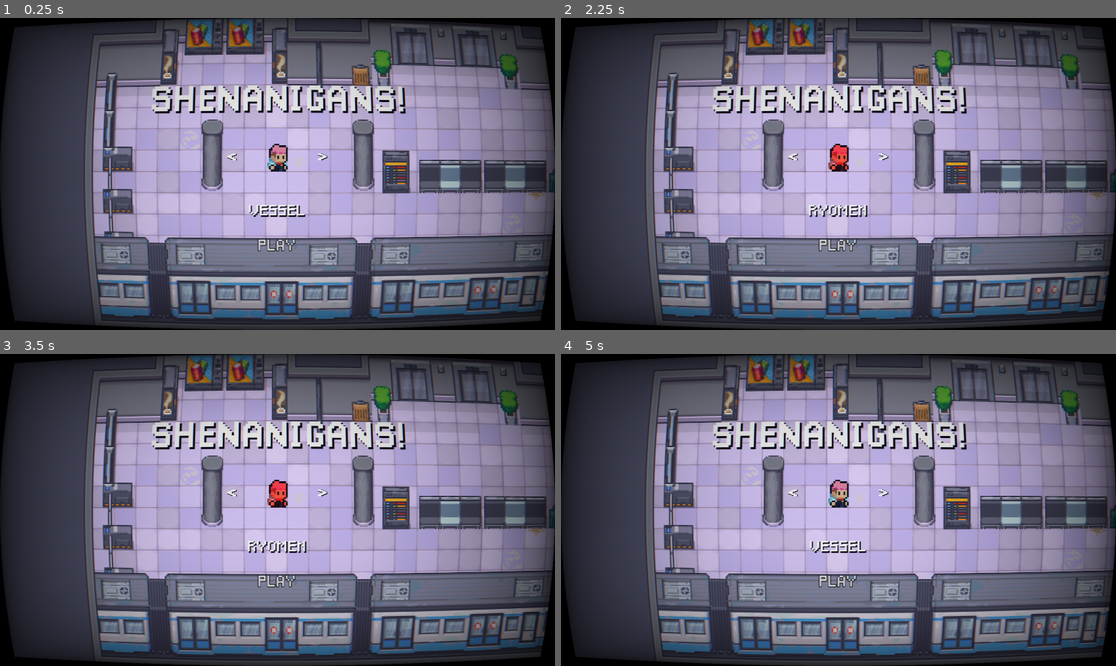
Above: before the commit, frames 1-4 (two rows, left to right).
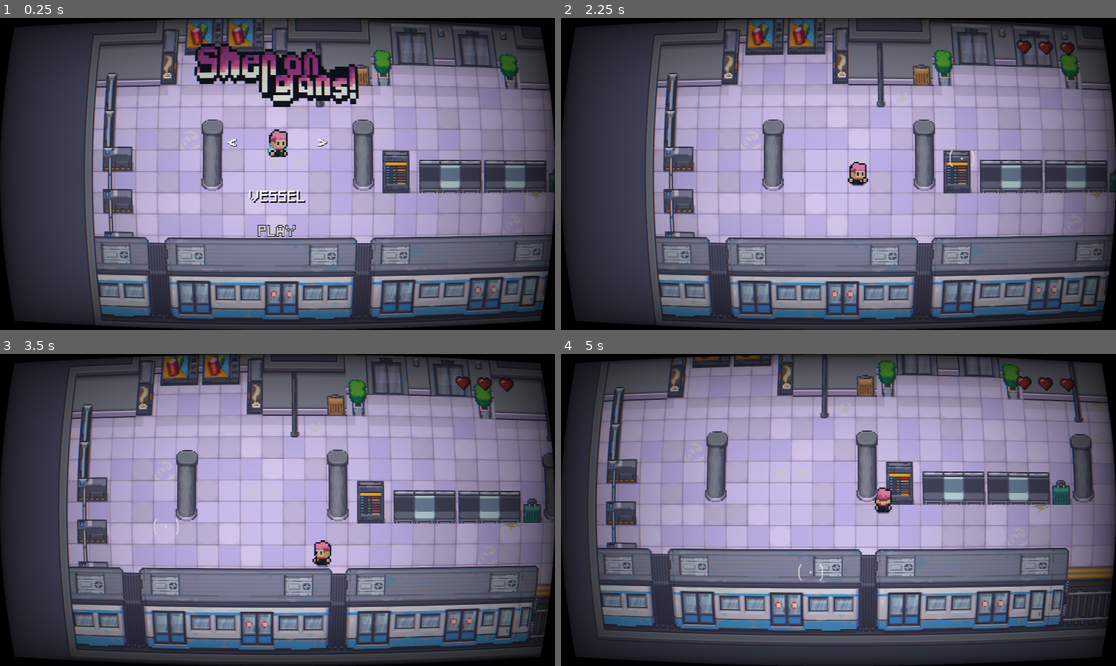
Above: after the commit, the same moments.

Repository: karsrc/5henanigans
Game: Godot game, scene res://main.tscn
Two runs of this game, one before a commit and one after it. Both use one fixed random seed, a clock stepped at 60 frames per second and the inputs below. The engine's default icon, where the game draws it, is replaced by a stand-in: a white triangle on a blue panel in a dark square.
Inputs (mouse positions are in pixels of both pictures, inside the frame that each line leads up to):
- Up to frame 1 (0.25 s): no input
- Up to frame 2 (2.25 s): click "PLAY" at 0.5 s; click "PLAY" at 1.25 s; tap Enter (ui_accept) at 2 s; move the mouse to (960, 158) at 2.02 s; hold Right (ui_right) from 2.03 s (still down); hold Enter (ui_accept) from 2.03 s (still down)
- Up to frame 3 (3.5 s): move the mouse to (166, 525) at 2.77 s; release Right (ui_right) at 2.78 s; release Enter (ui_accept) at 2.78 s; hold S (move_down) from 2.78 s (still down); click (166, 525) at 2.85 s; tap Enter (ui_accept) at 3.02, 3.05, 3.32 s
- Up to frame 4 (5 s): move the mouse to (894, 441) at 3.52 s; release S (move_down) at 3.53 s; hold Right (ui_right) 3.53-4.28 s; hold Enter (ui_accept) 3.53-4.28 s; tap R (special_r) at 3.6 s; move the mouse to (810, 572) at 4.27 s; hold W (move_up) from 4.28 s (still down); tap Ctrl (sprint) at 4.35 s; tap Enter (ui_accept) at 4.52, 4.55, 4.82 s

The runs differ from the first frame. In frame 1, 7.2% of the frame differs, in the area x 27-74%, y 8-75%; in frame 2, 4.6%; in frame 3, 45%; in frame 4, 56%, in the area x 5-100%, y 0-97%.

Commit message:
Main Menu Implementation #2
Added a logo and deleted some stuff, also the game actually works now

Diff:
--- a/main.gd
+++ b/main.gd
@@ -4,36 +4,52 @@
 @onready var spawner = $Spawner
 @onready var gameplay_hud = $hud
 @onready var main_menu_layer = $MainMenuLayer
+
+@onready var play_button = $MainMenuLayer/CenterContainer/VBoxContainer/PlayButton
 @onready var char_sprite = $MainMenuLayer/CenterContainer/VBoxContainer/CharacterRow/SpriteSpacer/AnimatedSprite2D
 @onready var char_name_label = $MainMenuLayer/CenterContainer/VBoxContainer/CharNameLabel
-@onready var play_button = $MainMenuLayer/CenterContainer/VBoxContainer/PlayButton
+
+# Hook up the new clickable buttons
+@onready var left_btn = $MainMenuLayer/CenterContainer/VBoxContainer/CharacterRow/LeftArrowBtn
+@onready var right_btn = $MainMenuLayer/CenterContainer/VBoxContainer/CharacterRow/RightArrowBtn
 
 var roster = ["VESSEL", "RYOMEN"]
 var current_idx = 0
+var is_starting = false
 
 func _ready():
+	# Ensure the mouse is visible and usable!
+	Input.mouse_mode = Input.MOUSE_MODE_VISIBLE
+
 	if is_instance_valid(player):
 		player.process_mode = Node.PROCESS_MODE_DISABLED
 		player.hide()
-
 	if is_instance_valid(spawner): spawner.process_mode = Node.PROCESS_MODE_DISABLED
 	if is_instance_valid(gameplay_hud): gameplay_hud.hide()
 
-	play_button.focus_mode = Control.FOCUS_NONE
-	play_button.pressed.connect(_on_play_pressed)
+	# Connect the buttons for mouse clicks
+	if is_instance_valid(play_button):
+		play_button.pressed.connect(_on_play_pressed)
+	if is_instance_valid(left_btn):
+		left_btn.pressed.connect(func(): cycle_character(-1))
+	if is_instance_valid(right_btn):
+		right_btn.pressed.connect(func(): cycle_character(1))
+
 	update_character_display()
 
 func _input(event):
-	if not main_menu_layer.visible: return
+	if not main_menu_layer.visible or is_starting: return
 
+	# Keep keyboard support alive
 	if event.is_action_pressed("ui_left"):
 		cycle_character(-1)
 	elif event.is_action_pressed("ui_right"):
 		cycle_character(1)
+	elif event.is_action_pressed("ui_accept"):
+		_on_play_pressed()
 
 func cycle_character(direction: int):
 	current_idx += direction
-
 	if current_idx < 0: current_idx = roster.size() - 1
 	elif current_idx >= roster.size(): current_idx = 0
 
@@ -41,22 +57,27 @@
 
 	if is_instance_valid(char_sprite):
 		var tw = create_tween()
-		char_sprite.modulate = Color(10, 10, 10, 1)
+		char_sprite.modulate = Color(10, 10, 10, 1) # Flash white
 		tw.tween_property(char_sprite, "modulate", Color(1, 1, 1, 1), 0.15)
 
 func update_character_display():
 	char_name_label.text = roster[current_idx]
 	if roster[current_idx] == "RYOMEN":
-		char_sprite.self_modulate = Color(1.5, 0.5, 0.5)
+		char_sprite.self_modulate = Color("#df84a5") # Your palette pink
 	else:
 		char_sprite.self_modulate = Color(1, 1, 1)
 
 func _on_play_pressed():
-	play_button.disabled = true
+	if is_starting: return
+	is_starting = true
+
 	var fade_tween = create_tween()
-	fade_tween.tween_property(main_menu_layer, "modulate:a", 0.0, 0.5)
+	fade_tween.tween_property(main_menu_layer, "modulate:a", 0.0, 0.8)
+
 	fade_tween.tween_callback(func():
 		main_menu_layer.hide()
+
+		# UNFREEZE THE GAME
 		if is_instance_valid(player):
 			player.process_mode = Node.PROCESS_MODE_INHERIT
 			player.show()
--- a/main.tscn
+++ b/main.tscn
@@ -9,6 +9,7 @@
 [ext_resource type="Script" uid="uid://cst10x0fwuryx" path="res://canvas_layer.gd" id="5_lquwl"]
 [ext_resource type="FontFile" uid="uid://cf5ru8v7xo1rn" path="res://Pixellari.ttf" id="7_5vw27"]
 [ext_resource type="Texture2D" uid="uid://3hsflvie1rwx" path="res://yuji2-Sheet.png" id="7_272bh"]
+[ext_resource type="Texture2D" uid="uid://dgbhfubn2oop0" path="res://shnngns.png" id="8_efxa6"]
 [ext_resource type="FontFile" uid="uid://u38re3p1tk35" path="res://Pixeled.ttf" id="9_4c57u"]
 
 [sub_resource type="Environment" id="Environment_1bvp3"]
@@ -29,6 +30,87 @@
 shader_parameter/blur_amount = 0.0
 shader_parameter/pixel_size = 1.0
 
+[sub_resource type="AtlasTexture" id="AtlasTexture_dg77c"]
+atlas = ExtResource("8_efxa6")
+region = Rect2(0, 0, 64, 32)
+
+[sub_resource type="AtlasTexture" id="AtlasTexture_ycdy4"]
+atlas = ExtResource("8_efxa6")
+region = Rect2(64, 0, 64, 32)
+
+[sub_resource type="AtlasTexture" id="AtlasTexture_w48qg"]
+atlas = ExtResource("8_efxa6")
+region = Rect2(128, 0, 64, 32)
+
+[sub_resource type="AtlasTexture" id="AtlasTexture_vivmo"]
+atlas = ExtResource("8_efxa6")
+region = Rect2(192, 0, 64, 32)
+
+[sub_resource type="AtlasTexture" id="AtlasTexture_2cqfq"]
+atlas = ExtResource("8_efxa6")
+region = Rect2(256, 0, 64, 32)
+
+[sub_resource type="AtlasTexture" id="AtlasTexture_yaehf"]
+atlas = ExtResource("8_efxa6")
+region = Rect2(320, 0, 64, 32)
+
+[sub_resource type="AtlasTexture" id="AtlasTexture_074og"]
+atlas = ExtResource("8_efxa6")
+region = Rect2(384, 0, 64, 32)
+
+[sub_resource type="AtlasTexture" id="AtlasTexture_cegan"]
+atlas = ExtResource("8_efxa6")
+region = Rect2(448, 0, 64, 32)
+
+[sub_resource type="AtlasTexture" id="AtlasTexture_82xsv"]
+atlas = ExtResource("8_efxa6")
+region = Rect2(512, 0, 64, 32)
+
+[sub_resource type="AtlasTexture" id="AtlasTexture_getpj"]
+atlas = ExtResource("8_efxa6")
+region = Rect2(576, 0, 64, 32)
+
+[sub_resource type="SpriteFrames" id="SpriteFrames_4c57u"]
+animations = [{
+"frames": [{
+"duration": 1.0,
+"texture": SubResource("AtlasTexture_dg77c")
+}, {
+"duration": 1.0,
+"texture": SubResource("AtlasTexture_ycdy4")
+}, {
+"duration": 1.0,
+"texture": SubResource("AtlasTexture_w48qg")
+}, {
+"duration": 1.0,
+"texture": SubResource("AtlasTexture_vivmo")
+}, {
+"duration": 1.0,
+"texture": SubResource("AtlasTexture_2cqfq")
+}, {
+"duration": 1.0,
+"texture": SubResource("AtlasTexture_yaehf")
+}, {
+"duration": 1.0,
+"texture": SubResource("AtlasTexture_074og")
+}, {
+"duration": 1.0,
+"texture": SubResource("AtlasTexture_cegan")
+}, {
+"duration": 1.0,
+"texture": SubResource("AtlasTexture_82xsv")
+}, {
+"duration": 1.0,
+"texture": SubResource("AtlasTexture_getpj")
+}, {
+"duration": 1.0,
+"texture": SubResource("AtlasTexture_dg77c")
+}],
+"loop": false,
+"name": &"default",
+"speed": 10.0
+}]
+
 [sub_resource type="LabelSettings" id="LabelSettings_kek77"]
 font = ExtResource("7_5vw27")
 font_size = 128
@@ -75,7 +157,7 @@
 }],
 "loop": true,
 "name": &"default",
-"speed": 5.0
+"speed": 9.0
 }]
 
 [sub_resource type="LabelSettings" id="LabelSettings_efxa6"]
@@ -490,7 +572,20 @@
 layout_mode = 2
 theme_override_constants/separation = 30
 
+[node name="Control" type="Control" parent="MainMenuLayer/CenterContainer/VBoxContainer" unique_id=1107869705]
+layout_mode = 2
+size_flags_horizontal = 4
+size_flags_vertical = 0
+
+[node name="LogoSprite" type="AnimatedSprite2D" parent="MainMenuLayer/CenterContainer/VBoxContainer/Control" unique_id=323841101]
+position = Vector2(5, -117)
+scale = Vector2(10, 10)
+sprite_frames = SubResource("SpriteFrames_4c57u")
+frame = 10
+frame_progress = 1.0
+
 [node name="TitleLabel" type="Label" parent="MainMenuLayer/CenterContainer/VBoxContainer" unique_id=2143968213]
+visible = false
 layout_mode = 2
 text = "SHENANIGANS!"
 label_settings = SubResource("LabelSettings_kek77")
@@ -513,7 +608,7 @@
 position = Vector2(100, 100)
 scale = Vector2(6, 6)
 sprite_frames = SubResource("SpriteFrames_dg77c")
-frame_progress = 0.6822153
+frame_progress = 0.07009735
 
 [node name="RightArrow" type="Label" parent="MainMenuLayer/CenterContainer/VBoxContainer/CharacterRow" unique_id=737117610]
 layout_mode = 2
@@ -536,8 +631,3 @@
 theme_override_styles/pressed = SubResource("StyleBoxEmpty_efxa6")
 theme_override_styles/hover = SubResource("StyleBoxEmpty_dg77c")
 text = "PLAY"
-
-[node name="Control" type="Control" parent="MainMenuLayer/CenterContainer/VBoxContainer" unique_id=1107869705]
-layout_mode = 2
-
-[node name="AnimatedSprite2D" type="AnimatedSprite2D" parent="MainMenuLayer/CenterContainer/VBoxContainer/Control" unique_id=323841101]
--- a/main_menu.gd
+++ b/main_menu.gd
@@ -1,55 +1,76 @@
 extends Node2D
 
-@onready var char_sprite = $UILayer/CenterContainer/VBoxContainer/CharacterRow/CharSprite
-@onready var char_name_label = $UILayer/CenterContainer/VBoxContainer/CharNameLabel
-@onready var play_button = $UILayer/CenterContainer/VBoxContainer/PlayButton
-@onready var crt_shader = $ShaderLayer/ColorRect # Make sure this path is correct!
+@onready var player = $Player
+@onready var spawner = $Spawner
+@onready var gameplay_hud = $hud
+@onready var main_menu_layer = $MainMenuLayer
+@onready var play_button = $MainMenuLayer/CenterContainer/VBoxContainer/PlayButton
+@onready var char_sprite = $MainMenuLayer/CenterContainer/VBoxContainer/CharacterRow/SpriteSpacer/AnimatedSprite2D
+@onready var char_name_label = $MainMenuLayer/CenterContainer/VBoxContainer/CharNameLabel
+@onready var left_btn = $MainMenuLayer/CenterContainer/VBoxContainer/CharacterRow/LeftArrowBtn
+@onready var right_btn = $MainMenuLayer/CenterContainer/VBoxContainer/CharacterRow/RightArrowBtn
 
-# Add future characters here
-var roster = [
-	{"name": "VESSEL", "anim": "right"},
-	{"name": "KING OF CURSES", "anim": "right"}
-]
+var roster = ["VESSEL", "RYOMEN"]
 var current_idx = 0
+var is_starting = false
 
 func _ready():
-	play_button.focus_mode = Control.FOCUS_NONE
-	play_button.pressed.connect(_on_play_pressed)
+	Input.mouse_mode = Input.MOUSE_MODE_VISIBLE
+
+	if is_instance_valid(player):
+		player.process_mode = Node.PROCESS_MODE_DISABLED
+		player.hide()
+	if is_instance_valid(spawner): spawner.process_mode = Node.PROCESS_MODE_DISABLED
+	if is_instance_valid(gameplay_hud): gameplay_hud.hide()
+	if is_instance_valid(play_button):
+		play_button.pressed.connect(_on_play_pressed)
+	if is_instance_valid(left_btn):
+		left_btn.pressed.connect(func(): cycle_character(-1))
+	if is_instance_valid(right_btn):
+		right_btn.pressed.connect(func(): cycle_character(1))
+
 	update_character_display()
 
 func _input(event):
+	if not main_menu_layer.visible or is_starting: return
 	if event.is_action_pressed("ui_left"):
 		cycle_character(-1)
 	elif event.is_action_pressed("ui_right"):
 		cycle_character(1)
+	elif event.is_action_pressed("ui_accept"):
+		_on_play_pressed()
+
 func cycle_character(direction: int):
 	current_idx += direction
-	if current_idx < 0:
-		current_idx = roster.size() - 1
-	elif current_idx >= roster.size():
-		current_idx = 0
+	if current_idx < 0: current_idx = roster.size() - 1
+	elif current_idx >= roster.size(): current_idx = 0
+
 	update_character_display()
-	var flash_tween = create_tween()
-	char_sprite.modulate = Color(10, 10, 10, 1)
-	flash_tween.tween_property(char_sprite, "modulate", Color(1, 1, 1, 1), 0.15)
+
+	if is_instance_valid(char_sprite):
+		var tw = create_tween()
+		char_sprite.modulate = Color(10, 10, 10, 1)
+		tw.tween_property(char_sprite, "modulate", Color(1, 1, 1, 1), 0.15)
 
 func update_character_display():
-	var char_data = roster[current_idx]
-	char_name_label.text = char_data["name"]
-	if char_sprite.has_method("play"):
-		char_sprite.play(char_data["anim"])
+	char_name_label.text = roster[current_idx]
+	if roster[current_idx] == "RYOMEN":
+		char_sprite.self_modulate = Color("#df84a5")
+	else:
+		char_sprite.self_modulate = Color(1, 1, 1)
 
 func _on_play_pressed():
-	play_button.disabled = true
-	if crt_shader and crt_shader.material:
-		var mat = crt_shader.material
-		var glitch_tween = create_tween()
-		glitch_tween.tween_method(func(v): mat.set_shader_parameter("rgb_shift", v), 0.002, 0.05, 0.1)
-		glitch_tween.tween_method(func(v): mat.set_shader_parameter("scanline_intensity", v), 0.35, 1.0, 0.1)
-		glitch_tween.tween_method(func(v): mat.set_shader_parameter("rgb_shift", v), 0.05, 0.002, 0.1)
-		glitch_tween.tween_callback(load_actual_game).set_delay(0.2)
-	else:
-		load_actual_game()
+	if is_starting: return
+	is_starting = true
 
-func load_actual_game():
-	get_tree().change_scene_to_file("res://main.tscn")
+	var fade_tween = create_tween()
+	fade_tween.tween_property(main_menu_layer, "modulate:a", 0.0, 0.8)
+
+	fade_tween.tween_callback(func():
+		main_menu_layer.hide()
+		if is_instance_valid(player):
+			player.process_mode = Node.PROCESS_MODE_INHERIT
+			player.show()
+		if is_instance_valid(spawner): spawner.process_mode = Node.PROCESS_MODE_INHERIT
+		if is_instance_valid(gameplay_hud): gameplay_hud.show()
+	)
Binary file removed: graphics3/cars/green.png
Not shown, removed: graphics3/cars/green.png.import
Binary file removed: graphics3/cars/red.png
Not shown, removed: graphics3/cars/red.png.import
Binary file removed: graphics3/cars/yellow.png
Not shown, removed: graphics3/cars/yellow.png.import
Binary file removed: graphics3/objects/barrier.png
Not shown, removed: graphics3/objects/barrier.png.import
Binary file removed: graphics3/objects/bench.png
Not shown, removed: graphics3/objects/bench.png.import
Binary file removed: graphics3/objects/bin.png
Not shown, removed: graphics3/objects/bin.png.import
(and 52 more such lines)
